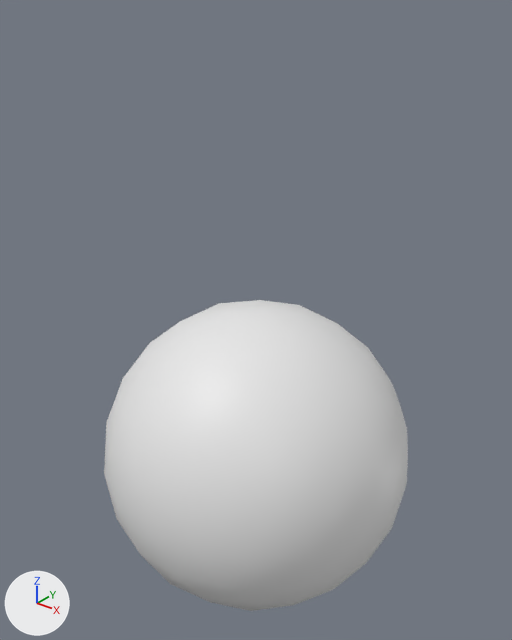
What one commit did to the OBJ model assets/generator.obj.
Rendered twice from a camera (50 mm lens) standing at (1.214, -1.52, 1.418) and looking at (-0.02, 0.022, 0.462). Every picture has the same lights, and +X, +Y and +Z are marked at lower left. Where no turn or scale is listed for an object, it has been applied to the vertices.
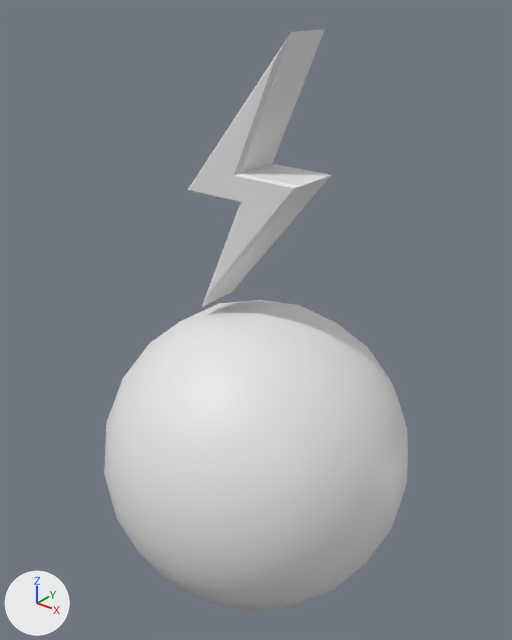
Where the change shows, as pixel boxes [x1, y1, x2, y2] in the pictures (512 x 640 px; the box of a moved part takes in the faces that stretch with it):
'Icosphere.001', reshaped (87% taller)
    before: [104, 300, 408, 611]
    after: [104, 29, 408, 611]
part 1 of me_icosphere_001, moved or reshaped (not visible before)
    after: [188, 29, 331, 307]

What the commit changed:
me_icosphere_001 has 186 vertices, 364 faces and spans x -0.5..0.5, y -0.5..0.5, z -0.5..0.5.
me_icosphere_001 is used by ob_icosphere_001; location (0.0, 0.0, 0.0).
me_icosphere_001 part 1: the loose piece of 24 vertices spanning x -0.2..0.2, y -0.08..0.08, z -0.4..0.4 is moved by (0.0, 0.0, 0.9).
